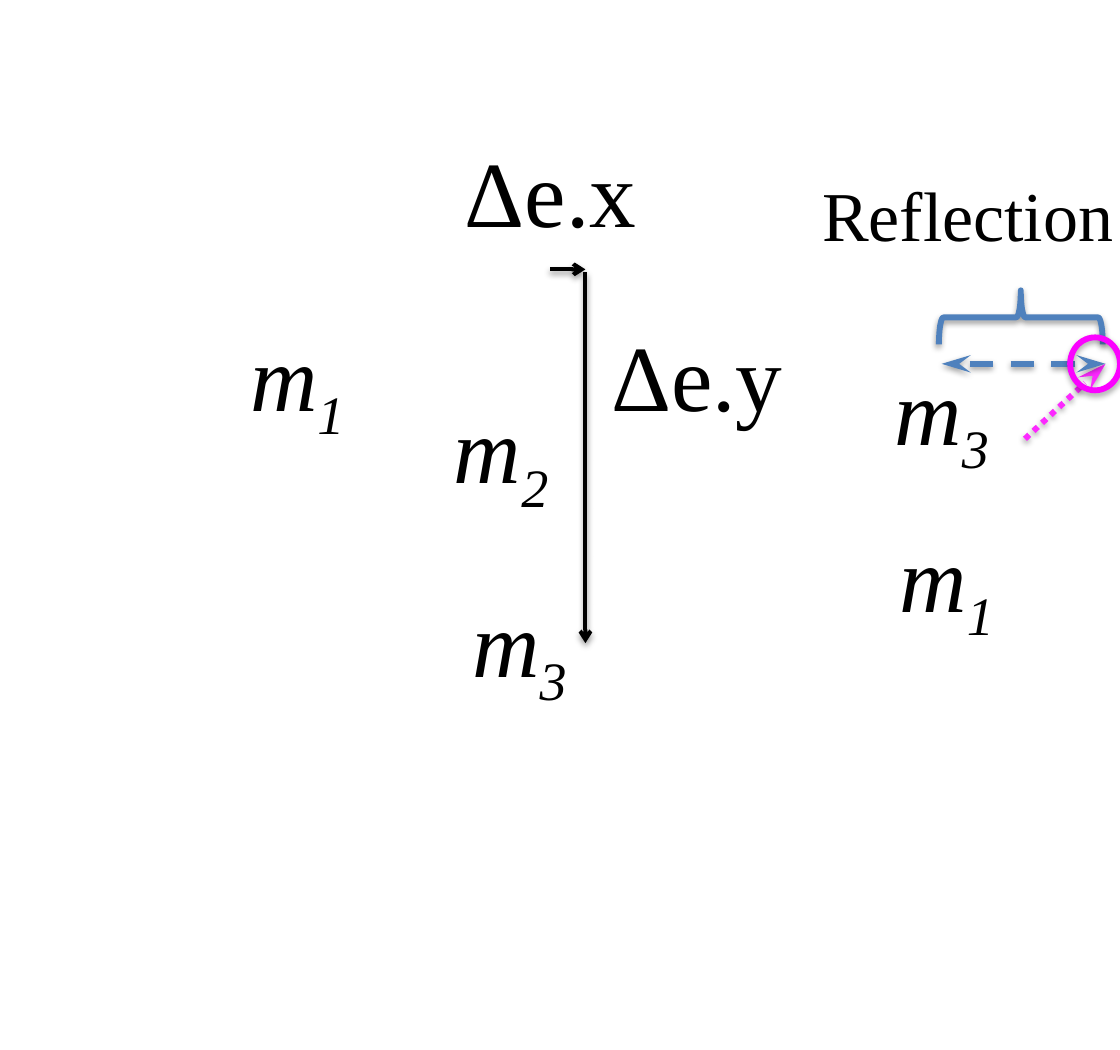
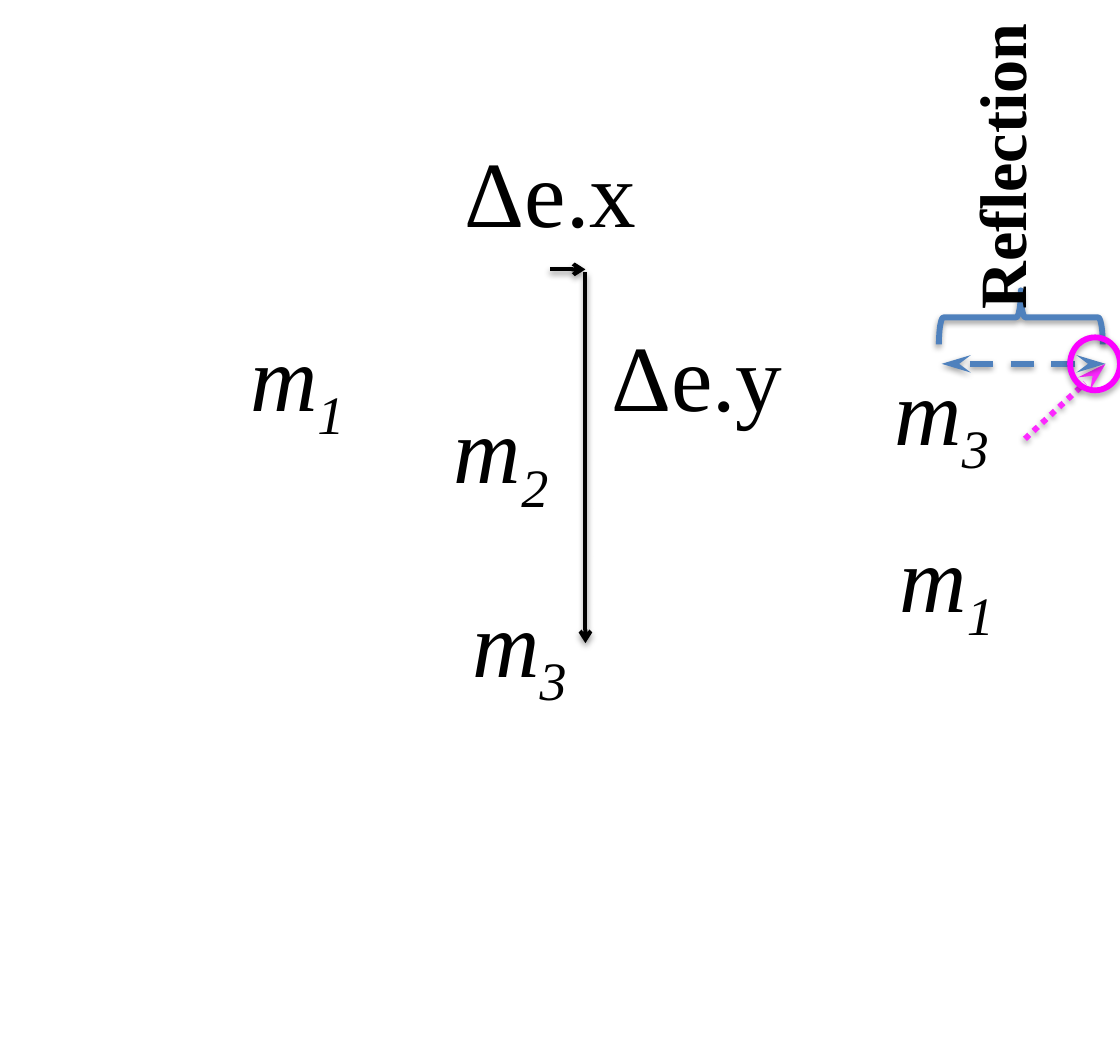
Before and after one commit to aabecker/SwarmPublications, a slide deck: slide 1 of IROS17/pictures/pdf/Reflection.pptx. Drawn at 1120x1050 pixels with LibreOffice and Linux fonts; fonts in the diff are those of the drawing; background and template pictures are left out. Boxes give left, top, right and bottom in pixels: in the first picture for what was removed or moved away, otherwise in the second. Text is boxed around its words. In the diff, an @@ line names an element or a change of style, - is before the commit and + after.

```diff
--- a/IROS17/pictures/pdf/Reflection.pptx
+++ b/IROS17/pictures/pdf/Reflection.pptx
@@ text "Reflection": place and size @@
-text "Reflection" at <box>822,191,1113,242</box>
+text "Reflection" at <box>968,52,1041,301</box>
@@ text "Reflection" at <box>968,52,1041,301</box>: size 36 to 34 pt, bold on; rotation 0 to 270 degrees @@
```
Also in this commit, not shown: 10 other files.
